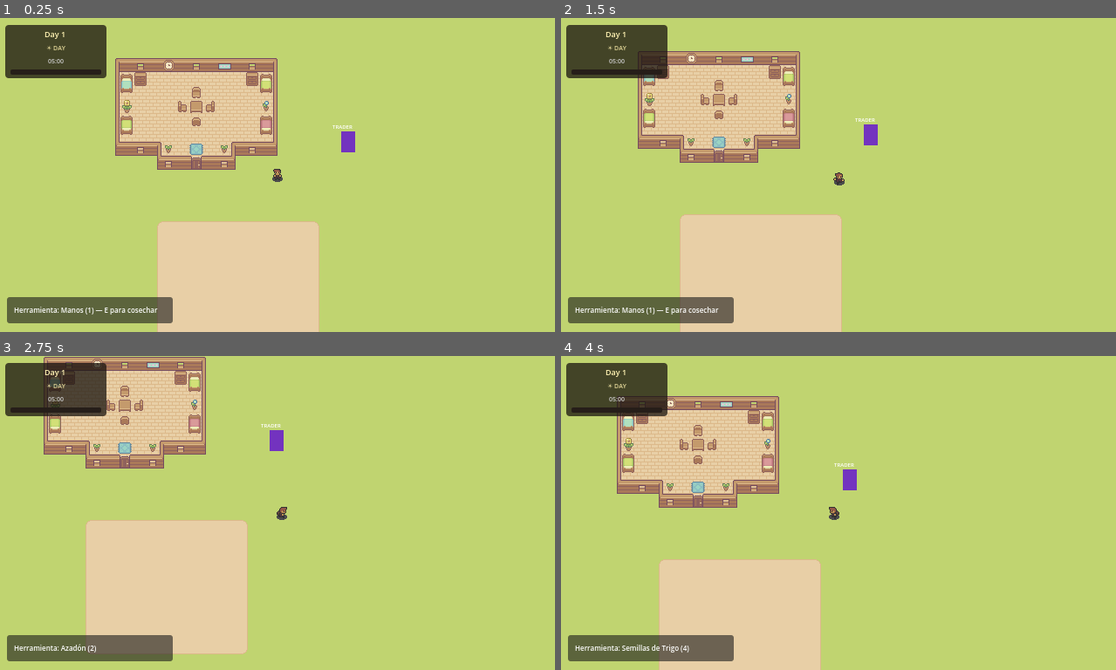
Above: before the commit, frames 1-4 (two rows, left to right).
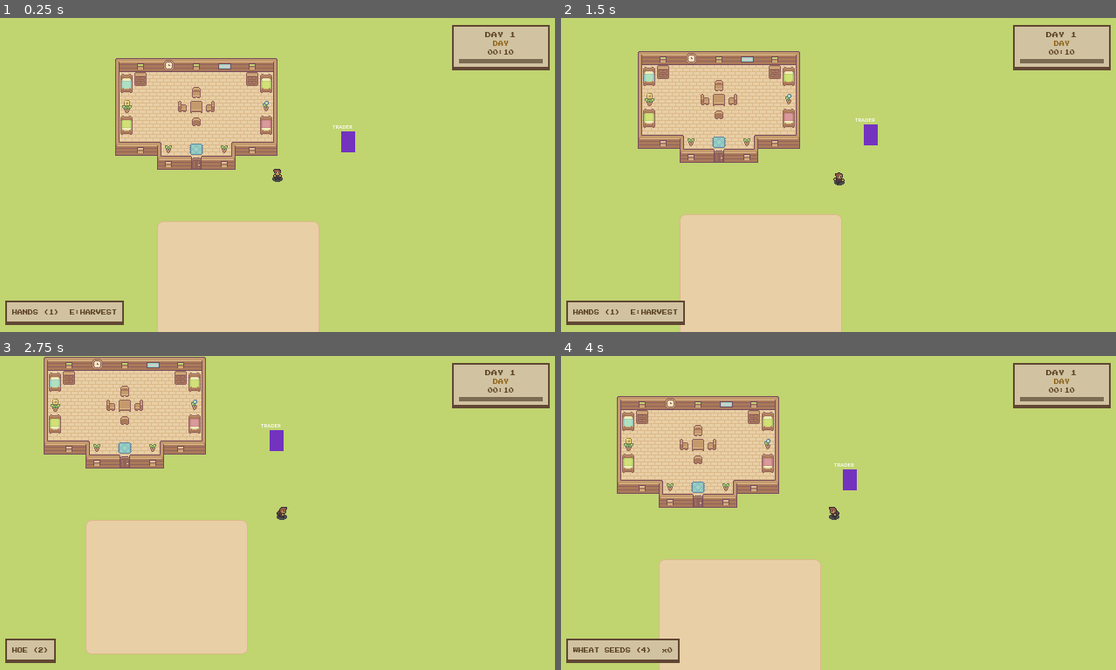
Above: after the commit, the same moments.

Repository: alexmf10/Survivalfarm-
Game: Godot game, scene res://core/game_world.tscn
The game is run twice, just before and just after one commit, with the same random seed, the same clock (stepped at 60 frames per second) and the same inputs. This scene is started directly instead of the project's main scene.
Inputs (mouse positions are in pixels of both pictures, inside the frame that each line leads up to):
- Up to frame 1 (0.25 s): no input
- Up to frame 2 (1.5 s): tap Enter at 0.5 s; move the mouse to (960, 159) at 0.52 s; hold D (move_right) 0.53-1.28 s; tap E at 0.6 s; click (960, 159) at 0.67 s; move the mouse to (727, 190) at 1.27 s; hold S (move_down) from 1.28 s (still down); tap 1 at 1.35 s; click (727, 190) at 1.42 s
- Up to frame 3 (2.75 s): move the mouse to (333, 443) at 2.02 s; release S (move_down) at 2.03 s; hold D (move_right) from 2.03 s (still down); tap 2 at 2.1 s; click (333, 443) at 2.17 s
- Up to frame 4 (4 s): move the mouse to (810, 575) at 2.77 s; release D (move_right) at 2.78 s; hold W (move_up) 2.78-3.53 s; tap 3 at 2.85 s; click (810, 575) at 2.92 s; move the mouse to (1005, 560) at 3.52 s; hold A (move_left) from 3.53 s (still down); tap 4 at 3.6 s; click (1005, 560) at 3.67 s

The runs differ from the first frame. In frame 1, 8.2% of the frame differs, in the area x 0-100%, y 2-98%; in frame 2, 8.2%; in frame 3, 8.2%; in frame 4, 8.2%.

Commit message:
feat: seeds and plant count and better hub

Diff:
--- a/services/crop_service.gd
+++ b/services/crop_service.gd
@@ -92,11 +92,13 @@
 
 
 func _on_player_planted(tile_pos: Vector2i, crop_type: CropComponent.CropType) -> void:
-	# Solo se puede plantar en tierra arada sin cultivo
 	if not _tilled_tiles.get(tile_pos, false):
 		return
 	if _crops.has(tile_pos):
-		return  # tile ya ocupado
+		return
+	var trade_svc := EventBus.services.trade as TradeService
+	if trade_svc and not trade_svc.consume_seed(crop_type):
+		return
 	var res: CropComponent = _crop_data.get(crop_type)
 	var max_s: int = res.max_stages if res else 4
 	_crops[tile_pos] = CropState.new(crop_type, max_s)
--- a/services/trade_service.gd
+++ b/services/trade_service.gd
@@ -29,7 +29,10 @@
 
 var coins: int = 50
 var _crop_inventory: Dictionary = {}  # CropType → int
-var _seed_inventory: Dictionary = {}  # CropType → int
+var _seed_inventory: Dictionary = {   # CropType → int (starting seeds)
+	CropComponent.CropType.Wheat: 5,
+	CropComponent.CropType.Beet:  3,
+}
 
 
 func connect_signals() -> void:
@@ -49,6 +52,14 @@
 	return _seed_inventory.get(crop_type, 0)
 
 
+func consume_seed(crop_type: CropComponent.CropType) -> bool:
+	if _seed_inventory.get(crop_type, 0) <= 0:
+		return false
+	_seed_inventory[crop_type] -= 1
+	EventBus.inventory_updated.emit(coins)
+	return true
+
+
 func sell_crop(crop_type: CropComponent.CropType) -> bool:
 	if _crop_inventory.get(crop_type, 0) <= 0:
 		return false
--- a/ui/hud/day_cycle_hud.gd
+++ b/ui/hud/day_cycle_hud.gd
@@ -18,30 +18,30 @@
 class_name DayCycleHUD
 extends CanvasLayer
 
-# Nodos de la UI (creados por código en _build_ui)
+const COLOR_PARCHMENT:  Color = Color(0.82, 0.76, 0.63)
+const COLOR_BORDER:     Color = Color(0.38, 0.28, 0.20)
+const COLOR_TEXT:       Color = Color(0.35, 0.25, 0.15)
+const COLOR_TEXT_DAY:   Color = Color(0.55, 0.38, 0.08)
+const COLOR_TEXT_NIGHT: Color = Color(0.35, 0.40, 0.68)
+const COLOR_BAR_DAY:    Color = Color(0.85, 0.65, 0.10)
+const COLOR_BAR_NIGHT:  Color = Color(0.30, 0.35, 0.70)
+
+const TINT_DAY:   Color = Color(0, 0, 0, 0)
+const TINT_NIGHT: Color = Color(0.05, 0.05, 0.2, 0.45)
+const TINT_TRANSITION_DURATION: float = 2.0
+
+var _font: Font
 var _day_label: Label
 var _phase_label: Label
 var _time_label: Label
 var _progress_bar: ProgressBar
 var _tint_rect: ColorRect
-
-#  Colores del tinte
-## Color del tinte durante el día (totalmente transparente).
-const TINT_DAY: Color = Color(0, 0, 0, 0)
-
-## Color del tinte durante la noche (azul oscuro semitransparente).
-const TINT_NIGHT: Color = Color(0.05, 0.05, 0.2, 0.45)
-
-## Duración de la transición de tinte en segundos.
-const TINT_TRANSITION_DURATION: float = 2.0
-
-#  Referencia al tween activo
 var _tint_tween: Tween
 
 
 func _ready() -> void:
-	# Capa 10 para que esté por encima de la mayoría (se supone) de elementos del juego
 	layer = 10
+	_font = load("res://ui/theme/PressStart2P-Regular.ttf") as Font
 	_build_ui()
 	_connect_signals()
 
@@ -53,94 +53,84 @@
 #  Construcción de la UI
 
 func _build_ui() -> void:
-	# Contenedor raíz (Control que cubre toda la pantalla)
 	var root: Control = Control.new()
 	root.set_anchors_preset(Control.PRESET_FULL_RECT)
 	root.mouse_filter = Control.MOUSE_FILTER_IGNORE
 	add_child(root)
 
-	# Tinte de pantalla (ColorRect que cubre todo el viewport)
 	_tint_rect = ColorRect.new()
 	_tint_rect.set_anchors_preset(Control.PRESET_FULL_RECT)
 	_tint_rect.color = TINT_DAY
 	_tint_rect.mouse_filter = Control.MOUSE_FILTER_IGNORE
 	root.add_child(_tint_rect)
 
-	# Panel informativo (esquina superior izquierda)
 	var panel: PanelContainer = PanelContainer.new()
-	panel.set_anchors_preset(Control.PRESET_TOP_LEFT)
-	panel.position = Vector2(8, 8)
-	panel.size = Vector2(116, 0)
-
-	# Estilo del panel: fondo semitransparente oscuro
+	panel.set_anchors_preset(Control.PRESET_TOP_RIGHT)
+	panel.offset_left   = -120
+	panel.offset_right  =  -8
+	panel.offset_top    =   8
+	panel.offset_bottom =   8
+
 	var style: StyleBoxFlat = StyleBoxFlat.new()
-	style.bg_color = Color(0.1, 0.08, 0.06, 0.75)
-	style.corner_radius_top_left = 4
-	style.corner_radius_top_right = 4
-	style.corner_radius_bottom_left = 4
-	style.corner_radius_bottom_right = 4
-	style.content_margin_left = 6
-	style.content_margin_right = 6
-	style.content_margin_top = 4
-	style.content_margin_bottom = 4
+	style.bg_color       = COLOR_PARCHMENT
+	style.border_color   = COLOR_BORDER
+	style.border_width_top    = 2
+	style.border_width_left   = 2
+	style.border_width_right  = 2
+	style.border_width_bottom = 4
+	style.set_corner_radius_all(0)
+	style.set_content_margin_all(8)
 	panel.add_theme_stylebox_override("panel", style)
 	panel.mouse_filter = Control.MOUSE_FILTER_IGNORE
 	root.add_child(panel)
 
 	var vbox: VBoxContainer = VBoxContainer.new()
+	vbox.add_theme_constant_override("separation", 4)
 	vbox.mouse_filter = Control.MOUSE_FILTER_IGNORE
 	panel.add_child(vbox)
 
-	# Label del día
-	_day_label = Label.new()
-	_day_label.text = "Day 1"
+	_day_label = _make_label("DAY 1", 7, COLOR_TEXT)
 	_day_label.horizontal_alignment = HORIZONTAL_ALIGNMENT_CENTER
-	_day_label.add_theme_font_size_override("font_size", 9)
-	_day_label.add_theme_color_override("font_color", Color(1.0, 0.95, 0.7))
 	vbox.add_child(_day_label)
 
-	# Label de la fase (☀ DAY / ☽ NIGHT)
-	_phase_label = Label.new()
-	_phase_label.text = "☀ DAY"
+	_phase_label = _make_label("DAY", 6, COLOR_TEXT_DAY)
 	_phase_label.horizontal_alignment = HORIZONTAL_ALIGNMENT_CENTER
-	_phase_label.add_theme_font_size_override("font_size", 7)
-	_phase_label.add_theme_color_override("font_color", Color(0.9, 0.85, 0.6))
 	vbox.add_child(_phase_label)
 
-	# Label del tiempo restante (MM:SS)
-	_time_label = Label.new()
-	_time_label.text = "05:00"
+	_time_label = _make_label("00:10", 6, COLOR_TEXT)
 	_time_label.horizontal_alignment = HORIZONTAL_ALIGNMENT_CENTER
-	_time_label.add_theme_font_size_override("font_size", 7)
-	_time_label.add_theme_color_override("font_color", Color(0.8, 0.8, 0.8))
 	vbox.add_child(_time_label)
 
-	# Barra de progreso de la fase
 	_progress_bar = ProgressBar.new()
 	_progress_bar.min_value = 0.0
 	_progress_bar.max_value = 1.0
 	_progress_bar.value = 0.0
 	_progress_bar.show_percentage = false
-	_progress_bar.custom_minimum_size = Vector2(0, 6)
-
-	# Estilos de la barra
+	_progress_bar.custom_minimum_size = Vector2(0, 5)
+	_progress_bar.mouse_filter = Control.MOUSE_FILTER_IGNORE
+
 	var bar_bg: StyleBoxFlat = StyleBoxFlat.new()
-	bar_bg.bg_color = Color(0.15, 0.12, 0.1)
-	bar_bg.corner_radius_top_left = 2
-	bar_bg.corner_radius_top_right = 2
-	bar_bg.corner_radius_bottom_left = 2
-	bar_bg.corner_radius_bottom_right = 2
+	bar_bg.bg_color = Color(0.48, 0.42, 0.32)
+	bar_bg.set_corner_radius_all(0)
 	_progress_bar.add_theme_stylebox_override("background", bar_bg)
 
 	var bar_fill: StyleBoxFlat = StyleBoxFlat.new()
-	bar_fill.bg_color = Color(0.9, 0.75, 0.3)
-	bar_fill.corner_radius_top_left = 2
-	bar_fill.corner_radius_top_right = 2
-	bar_fill.corner_radius_bottom_left = 2
-	bar_fill.corner_radius_bottom_right = 2
+	bar_fill.bg_color = COLOR_BAR_DAY
+	bar_fill.set_corner_radius_all(0)
 	_progress_bar.add_theme_stylebox_override("fill", bar_fill)
 
 	vbox.add_child(_progress_bar)
+
+
+func _make_label(text: String, size: int, color: Color) -> Label:
+	var lbl: Label = Label.new()
+	lbl.text = text
+	if _font:
+		lbl.add_theme_font_override("font", _font)
+	lbl.add_theme_font_size_override("font_size", size)
+	lbl.add_theme_color_override("font_color", color)
+	lbl.mouse_filter = Control.MOUSE_FILTER_IGNORE
+	return lbl
 
 
 #  Conexión / desconexión de señales del EventBus
@@ -184,22 +174,18 @@
 	# Actualizar el color de la barra según la fase
 	var fill_style: StyleBoxFlat = _progress_bar.get_theme_stylebox("fill") as StyleBoxFlat
 	if fill_style:
-		if phase == "NIGHT":
-			fill_style.bg_color = Color(0.3, 0.35, 0.7)   # azul noche
-		else:
-			fill_style.bg_color = Color(0.9, 0.75, 0.3)    # dorado día
+		fill_style.bg_color = COLOR_BAR_NIGHT if phase == "NIGHT" else COLOR_BAR_DAY
 
 
 ## Llamado cuando la fase cambia (día <-> noche) vía EventBus.day_phase_changed.
 ## Anima el ColorRect de tinte con un Tween suave.
 func _on_day_phase_changed(night: bool) -> void:
-	# Actualizar label de fase
 	if night:
-		_phase_label.text = "☽ NIGHT"
-		_phase_label.add_theme_color_override("font_color", Color(0.6, 0.65, 0.9))
+		_phase_label.text = "** NIGHT **"
+		_phase_label.add_theme_color_override("font_color", COLOR_TEXT_NIGHT)
 	else:
-		_phase_label.text = "☀ DAY"
-		_phase_label.add_theme_color_override("font_color", Color(0.9, 0.85, 0.6))
+		_phase_label.text = "* DAY *"
+		_phase_label.add_theme_color_override("font_color", COLOR_TEXT_DAY)
 
 	# Animar tinte de pantalla
 	if _tint_tween and _tint_tween.is_running():
@@ -215,4 +201,4 @@
 ## Llamado al inicio de cada nuevo día vía EventBus.day_started.
 ## Actualiza el label del contador de días.
 func _on_day_started(day_number: int) -> void:
-	_day_label.text = "Day %d" % day_number
+	_day_label.text = "DAY %d" % day_number
--- a/ui/hud/tool_hud.gd
+++ b/ui/hud/tool_hud.gd
@@ -1,23 +1,88 @@
 extends CanvasLayer
 
-@onready var tool_label = $MarginContainer/PanelContainer/MarginContainer/HBoxContainer/ToolNameLabel
+const COLOR_PARCHMENT:      Color = Color(0.82, 0.76, 0.63)
+const COLOR_PARCHMENT_DARK: Color = Color(0.68, 0.61, 0.48)
+const COLOR_BORDER:         Color = Color(0.38, 0.28, 0.20)
+const COLOR_TEXT:           Color = Color(0.35, 0.25, 0.15)
+const COLOR_TEXT_LIGHT:     Color = Color(0.55, 0.42, 0.28)
+
+var _font: Font
+var _tool_label: Label
+var _current_tool: ToolsComponent.Tools = ToolsComponent.Tools.None
+
 
 func _ready() -> void:
+	layer = 10
+	_font = load("res://ui/theme/PressStart2P-Regular.ttf") as Font
+	_build_ui()
 	EventBus.player_tool_changed.connect(_on_player_tool_changed)
-	_update_tool_label(ToolsComponent.Tools.None) # Default starting tool
+	EventBus.inventory_updated.connect(_on_inventory_updated)
+	_update_tool_label(ToolsComponent.Tools.None)
+
+
+func _build_ui() -> void:
+	var root: Control = Control.new()
+	root.set_anchors_preset(Control.PRESET_FULL_RECT)
+	root.mouse_filter = Control.MOUSE_FILTER_IGNORE
+	add_child(root)
+
+	var panel: PanelContainer = PanelContainer.new()
+	panel.set_anchors_preset(Control.PRESET_BOTTOM_LEFT)
+	panel.offset_top    = -36
+	panel.offset_bottom = -8
+	panel.offset_left   =  8
+	panel.offset_right  =  8
+
+	var style: StyleBoxFlat = StyleBoxFlat.new()
+	style.bg_color       = COLOR_PARCHMENT
+	style.border_color   = COLOR_BORDER
+	style.border_width_top    = 2
+	style.border_width_left   = 2
+	style.border_width_right  = 2
+	style.border_width_bottom = 4
+	style.set_corner_radius_all(0)
+	style.set_content_margin_all(8)
+	panel.add_theme_stylebox_override("panel", style)
+	panel.mouse_filter = Control.MOUSE_FILTER_IGNORE
+	root.add_child(panel)
+
+	_tool_label = Label.new()
+	if _font:
+		_tool_label.add_theme_font_override("font", _font)
+	_tool_label.add_theme_font_size_override("font_size", 6)
+	_tool_label.add_theme_color_override("font_color", COLOR_TEXT)
+	_tool_label.mouse_filter = Control.MOUSE_FILTER_IGNORE
+	panel.add_child(_tool_label)
 
 
 func _on_player_tool_changed(tool_type: ToolsComponent.Tools) -> void:
+	_current_tool = tool_type
 	_update_tool_label(tool_type)
 
 
+func _on_inventory_updated(_coins: int) -> void:
+	_update_tool_label(_current_tool)
+
+
 func _update_tool_label(tool_type: ToolsComponent.Tools) -> void:
-	var tool_name = "Manos (1) — E para cosechar"
+	var tool_name: String
 	match tool_type:
-		ToolsComponent.Tools.None: tool_name = "Manos (1) — E para cosechar"
-		ToolsComponent.Tools.TillGround: tool_name = "Azadón (2)"
-		ToolsComponent.Tools.WaterCrops: tool_name = "Regadera (3)"
-		ToolsComponent.Tools.PlantWheat: tool_name = "Semillas de Trigo (4)"
-		ToolsComponent.Tools.PlantBeet: tool_name = "Semillas de Remolacha (5)"
+		ToolsComponent.Tools.None:
+			tool_name = "HANDS (1)  E:HARVEST"
+		ToolsComponent.Tools.TillGround:
+			tool_name = "HOE (2)"
+		ToolsComponent.Tools.WaterCrops:
+			tool_name = "WATERING CAN (3)"
+		ToolsComponent.Tools.PlantWheat:
+			tool_name = "WHEAT SEEDS (4)  x%d" % _get_seed_count(CropComponent.CropType.Wheat)
+		ToolsComponent.Tools.PlantBeet:
+			tool_name = "BEET SEEDS (5)  x%d" % _get_seed_count(CropComponent.CropType.Beet)
+	if _tool_label:
+		_tool_label.text = tool_name
 
-	tool_label.text = "Herramienta: " + tool_name
+
+func _get_seed_count(crop_type: CropComponent.CropType) -> int:
+	var trade_svc := EventBus.services.trade as TradeService
+	if trade_svc:
+		return trade_svc.get_seed_count(crop_type)
+	return 0
--- a/ui/hud/tool_hud.tscn
+++ b/ui/hud/tool_hud.tscn
@@ -4,32 +4,3 @@
 
 [node name="ToolHUD" type="CanvasLayer"]
 script = ExtResource("1_tool")
-
-[node name="MarginContainer" type="MarginContainer" parent="."]
-anchors_preset = 2
-anchor_top = 1.0
-anchor_bottom = 1.0
-offset_top = -40.0
-offset_right = 200.0
-grow_vertical = 0
-theme_override_constants/margin_left = 10
-theme_override_constants/margin_bottom = 10
-
-[node name="PanelContainer" type="PanelContainer" parent="MarginContainer"]
-layout_mode = 2
-
-[node name="MarginContainer" type="MarginContainer" parent="MarginContainer/PanelContainer"]
-layout_mode = 2
-theme_override_constants/margin_left = 8
-theme_override_constants/margin_top = 4
-theme_override_constants/margin_right = 8
-theme_override_constants/margin_bottom = 4
-
-[node name="HBoxContainer" type="HBoxContainer" parent="MarginContainer/PanelContainer/MarginContainer"]
-layout_mode = 2
-
-[node name="ToolNameLabel" type="Label" parent="MarginContainer/PanelContainer/MarginContainer/HBoxContainer"]
-layout_mode = 2
-theme_override_font_sizes/font_size = 8
-text = "Herramienta: Manos/Cosechar (1)"
-vertical_alignment = 1
